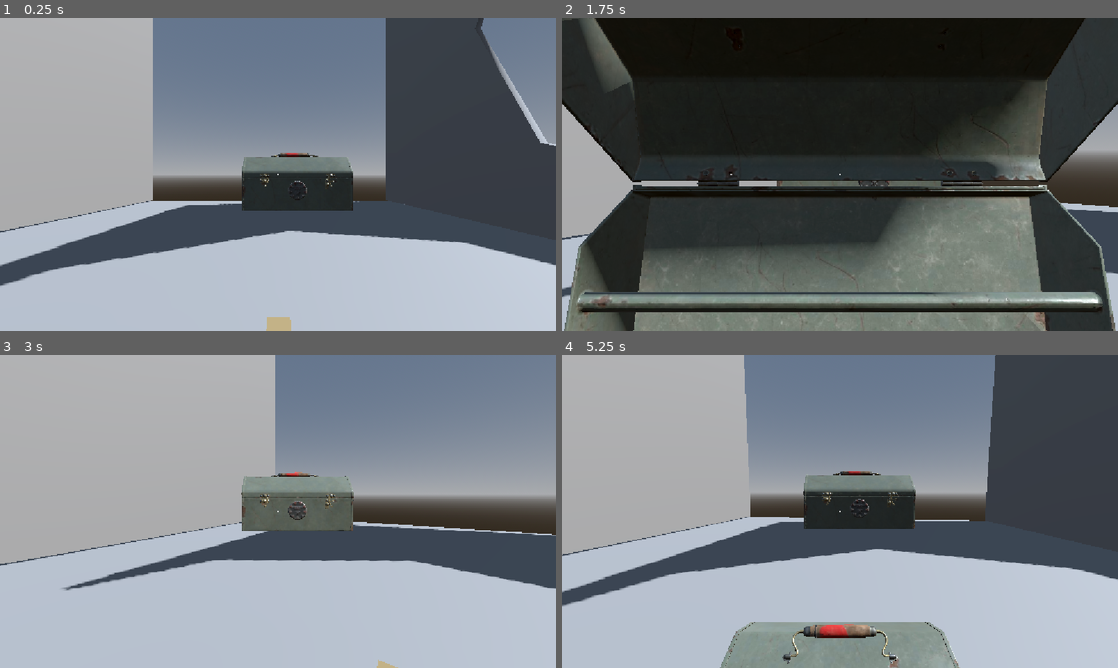
Above: before the commit, frames 1-4 (two rows, left to right).
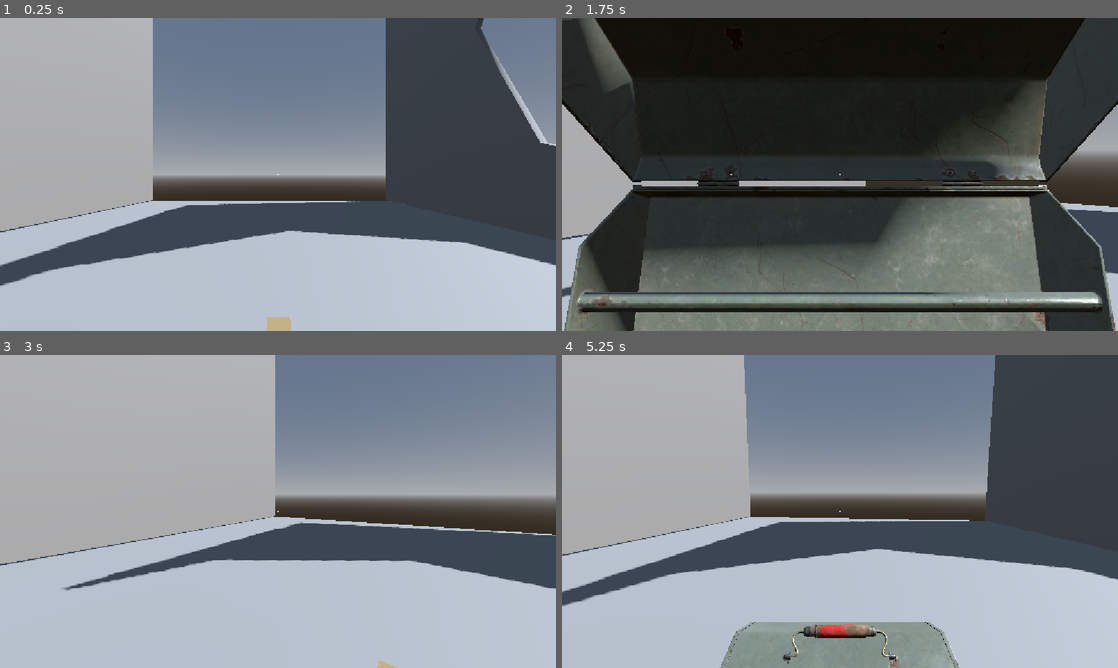
Above: after the commit, the same moments.

Repository: BrandonSiLee/Valley-of-Voices
Game: Godot game, scene res://main.tscn
Two runs of this game, one before a commit and one after it. Both use one fixed random seed, a clock stepped at 60 frames per second and the inputs below.
Inputs (mouse positions are in pixels of both pictures, inside the frame that each line leads up to):
- Up to frame 1 (0.25 s): no input
- Up to frame 2 (1.75 s): tap Enter (ui_accept) at 0.5, 0.77, 1.52 s; move the mouse to (962, 158) at 0.52 s; hold Right (ui_right) 0.53-1.28 s; hold B (toolbox) 0.53-1.28 s; click (962, 158) at 0.67 s; move the mouse to (812, 174) at 1.27 s; hold Up (ui_up) from 1.28 s (still down); tap E (interact) at 1.35 s; tap B (toolbox) at 1.55 s
- Up to frame 3 (3 s): keep holding Up (ui_up); move the mouse to (289, 505) at 2.02 s; hold B (toolbox) 2.03-2.78 s; tap Shift (sprint) at 2.1 s; tap Enter (ui_accept) at 2.75 s; move the mouse to (272, 517) at 2.77 s; tap B (toolbox) at 2.85 s; click (272, 517) at 2.92 s
- Up to frame 4 (5.25 s): keep holding Up (ui_up); tap Enter (ui_accept) at 3.02, 3.77, 4.25, 4.52 s; move the mouse to (878, 514) at 3.52 s; hold B (toolbox) 3.53-4.28 s; move the mouse to (795, 508) at 4.27 s; tap E (interact) at 4.35 s; tap B (toolbox) at 4.55 s; move the mouse to (845, 511) at 5.02 s; hold B (toolbox) from 5.03 s (still down); tap Shift (sprint) at 5.1 s; click (845, 511) at 5.17 s

The runs differ from the first frame. In frame 1, 2.9% of the frame differs, in the area x 43-64%, y 43-62%; in frame 2, 0.5%; in frame 3, 2.9%; in frame 4, 3.0%, in the area x 43-64%, y 37-56%.

Commit message:
Install start-day and wrap-up skills

Diff:
--- a/main.tscn
+++ b/main.tscn
@@ -3,7 +3,6 @@
 [ext_resource type="PackedScene" uid="uid://bs72ogkvdd7d6" path="res://addons/proto_controller/proto_controller.tscn" id="1_jbd7x"]
 [ext_resource type="PackedScene" uid="uid://dof2fy8gp24pd" path="res://gear/tool_box/tool_box.tscn" id="2_tool_box"]
 [ext_resource type="Script" uid="uid://bfcpyyvrh5j2i" path="res://player/interactor.gd" id="3_interactor"]
-[ext_resource type="PackedScene" uid="uid://d33tritprpquv" path="res://gear/tool_box/model/metal_toolbox.glb" id="4_7mycd"]
 [ext_resource type="PackedScene" path="res://items/dropped_item.tscn" id="4_dropped_item"]
 [ext_resource type="Resource" path="res://items/rope.tres" id="5_rope"]
 
@@ -59,9 +58,6 @@
 [node name="Interactor" type="Node" parent="ProtoController" unique_id=1237967396]
 script = ExtResource("3_interactor")
 
-[node name="VoV_ToolBox" parent="ProtoController" unique_id=432203627 instance=ExtResource("4_7mycd")]
-transform = Transform3D(1, 0, 0, 0, 1, 0, 0, 0, 1, 0.06982207, 1.5679137, -0.83071697)
-
 [node name="RopeOnGround" parent="." unique_id=342102555 instance=ExtResource("4_dropped_item")]
 transform = Transform3D(1, 0, 0, 0, 1, 0, 0, 0, 1, -2.1, 0.6, -1.6)
 item = ExtResource("5_rope")
Not shown, added: .claude/skills/start-day/SKILL.md
Not shown, added: .claude/skills/wrap-up/SKILL.md
Not shown, changed: .gitignore
Not shown, added: CLAUDE.md
